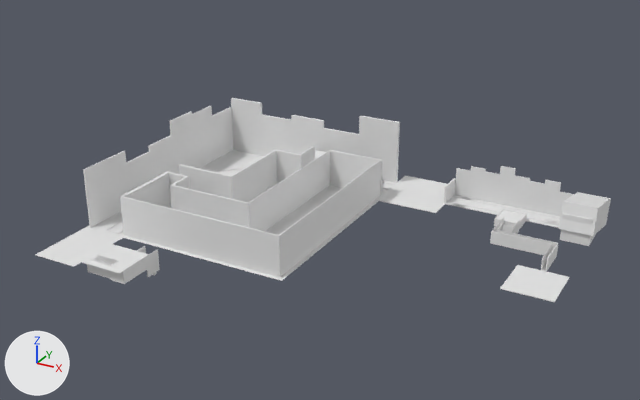
The FBX model Assets/Models/maptest.fbx as it was, and as the next commit left it.
One viewpoint serves both versions: a 50 mm lens placed at (315.0, -420.0, 242.0), pointed at (73.0, 20.0, 22.0). The axes (+X, +Y, +Z) are drawn at lower left. The lights are the same throughout.
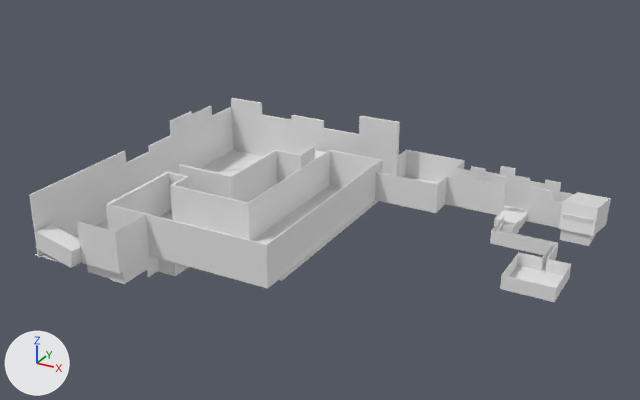
The change, as a diff of the scene's bpy script:
```diff
--- a/Assets/Models/maptest.fbx.py
+++ b/Assets/Models/maptest.fbx.py
@@ me_cube_009 @@
 me_cube_009.from_pydata(...)  # 48 vertices, 45 faces; spans x -58.0..-57.0, y -44.0..117.0, z -1.0..45.0
+# me_cube_009 part 2
+for i in [*range(4, 8), 28, 29]: me_cube_009.vertices[i].co += Vector((0.0, -45.0, 0.0))
@@ me_cube_036 @@
 me_cube_036.from_pydata(...)  # 12 vertices, 9 faces; spans x -29.9..81.5, y -42.3..-41.3, z -0.9..26.2
+# me_cube_036 part 1: the whole mesh is moved by (0.0, -13.0, 0.0)
@@ me_cube_023 @@
 me_cube_023.from_pydata(...)  # 28 vertices, 25 faces; spans x -31.9..-14.8, y -42.3..4.6, z -0.9..26.2
+# me_cube_023 part 3
+for i in [0, 1, 4, 5]: me_cube_023.vertices[i].co += Vector((0.0, -13.0, 0.0))
@@ me_cube_137 @@
+me_cube_137.from_pydata([(-32.2, -89.1, -1.3), (-58.7, -89.1, 5.1), (-32.2, -77.4, -1.3), (-58.7, -77.4, 5.1), (-29.4, -89.1, 10.2), (-55.9, -89.1, 16.6), (-29.4, -77.4, 10.2), (-55.9, -77.4, 16.6)], [], [(0, 1, 3, 2), (2, 3, 7, 6), (6, 7, 5, 4), (4, 5, 1, 0), (2, 6, 4, 0), (7, 3, 1, 5)])
@@ ob_cube_086 @@
+ob_cube_086 = bpy.data.objects.new('Cube.086', me_cube_138)  # a box spanning x -30.1..-1.6, y -82.2..-81.8, z -0.1..26.2
+ob_cube_086.location = (0.0, 0.0, 0.0)
@@ ob_cube_073 @@
+ob_cube_073 = bpy.data.objects.new('Cube.073', me_cube_125)  # 20 vertices, 17 faces; spans x 181.4..206.5, y 99.0..99.7, z 0.3..23.6
+ob_cube_073.location = (0.0, 0.0, 0.0)
@@ ob_cube_081 @@
+ob_cube_081 = bpy.data.objects.new('Cube.081', me_cube_133)  # a box spanning x 194.99..209.06, y 36.46..36.77, z 0.32..8.51
+ob_cube_081.location = (0.0, 0.0, 0.0)
@@ ob_cube_076 @@
+ob_cube_076 = bpy.data.objects.new('Cube.076', me_cube_128)  # a box spanning x 81.9..125.3, y 82.4..82.9, z 0.3..20.3
+ob_cube_076.location = (0.0, 0.0, 0.0)
@@ ob_cube_083 @@
+ob_cube_083 = bpy.data.objects.new('Cube.083', me_cube_135)  # a box spanning x 225.0..225.3, y 5.3..36.5, z 0.3..8.5
+ob_cube_083.location = (0.0, 0.0, 0.0)
@@ ob_cube_078 @@
+ob_cube_078 = bpy.data.objects.new('Cube.078', me_cube_130)  # a box spanning x 81.7..82.3, y 119.1..131.9, z 0.3..20.3
+ob_cube_078.location = (0.0, 0.0, 0.0)
@@ ob_cube_094 @@
+ob_cube_094 = bpy.data.objects.new('Cube.094', me_cube_146)  # a box spanning x -1.87..10.06, y -47.18..-46.72, z -15.71..-6.11
+ob_cube_094.location = (0.0, 0.0, 0.0)
@@ ob_cube_085 @@
+ob_cube_085 = bpy.data.objects.new('Cube.085', me_cube_137)
+ob_cube_085.location = (0.0, 0.0, 0.0)
@@ ob_cube_074 @@
+ob_cube_074 = bpy.data.objects.new('Cube.074', me_cube_126)  # a box spanning x 125.3..125.8, y 82.4..99.0, z 0.3..20.3
+ob_cube_074.location = (0.0, 0.0, 0.0)
@@ ob_cube_087 @@
+ob_cube_087 = bpy.data.objects.new('Cube.087', me_cube_139)  # a box spanning x -1.9..-1.6, y -81.8..-55.3, z -0.1..26.2
+ob_cube_087.location = (0.0, 0.0, 0.0)
@@ ob_cube_080 @@
+ob_cube_080 = bpy.data.objects.new('Cube.080', me_cube_132)  # a box spanning x 211.54..225.32, y 36.46..36.77, z 0.32..8.51
+ob_cube_080.location = (0.0, 0.0, 0.0)
@@ ob_cube_075 @@
+ob_cube_075 = bpy.data.objects.new('Cube.075', me_cube_127)  # a box spanning x 125.3..125.8, y 116.6..132.4, z 0.3..20.3
+ob_cube_075.location = (0.0, 0.0, 0.0)
@@ ob_cube_098 @@
+ob_cube_098 = bpy.data.objects.new('Cube.098', me_cube_150)  # a box spanning x 10.1..10.5, y -47.2..24.1, z -15.6..-6.1
+ob_cube_098.location = (0.0, 0.0, 0.0)
@@ ob_cube_072 @@
+ob_cube_072 = bpy.data.objects.new('Cube.072', me_cube_124)  # 36 vertices, 34 faces; spans x 125.8..165.6, y 99.0..99.7, z 0.3..27.6
+ob_cube_072.location = (0.0, 0.0, 0.0)
@@ ob_cube_082 @@
+ob_cube_082 = bpy.data.objects.new('Cube.082', me_cube_134)  # a box spanning x 195.0..195.3, y 5.3..36.5, z 0.3..8.5
+ob_cube_082.location = (0.0, 0.0, 0.0)
@@ ob_cube_077 @@
+ob_cube_077 = bpy.data.objects.new('Cube.077', me_cube_129)  # a box spanning x 81.9..125.3, y 131.9..132.4, z 0.3..20.3
+ob_cube_077.location = (0.0, 0.0, 0.0)
@@ ob_cube_084 @@
+ob_cube_084 = bpy.data.objects.new('Cube.084', me_cube_136)  # a box spanning x 195.3..225.0, y 5.3..5.6, z 0.3..8.5
+ob_cube_084.location = (0.0, 0.0, 0.0)
```

Boxes [x1, y1, x2, y2] around the edits, measured in the pictures (640 x 400 px; the box of a moved part takes in the faces that stretch with it):
'Back buildings', reshaped (36% wider, 24% taller): before [83, 106, 233, 228]; after [29, 106, 233, 257]
'Cube.017', mesh moved: before [123, 197, 281, 277]; after [108, 204, 269, 289]
'Cube.072', added: after [445, 174, 506, 215]
'Cube.076', added: after [376, 172, 437, 212]
'Cube.086', added: after [77, 221, 120, 273]
'Cube.087', added: after [115, 214, 149, 272]
'Cube.085', added: after [36, 224, 81, 268]
'Cube.077', added: after [406, 150, 463, 182]
'Cube.073', added: after [526, 187, 563, 227]
'Cube.084', added: after [501, 275, 556, 301]
'Cube.081', added: after [518, 252, 543, 270]
'Cube.080', added: after [545, 259, 571, 276]
'Cube.074', added: after [435, 176, 447, 213]
'Cube.094', added: after [158, 258, 175, 276]
'Cube.078', added: after [398, 150, 407, 177]
'Cube.083', added: after [554, 264, 571, 302]
'Cube.082', added: after [500, 253, 519, 288]
'Cube.098', added: after [174, 263, 189, 276]
'Cube.075', added: after [455, 160, 465, 176]
part 2 of me_cube_009, moved or reshaped: before [83, 151, 129, 228]; after [29, 151, 129, 257]
part 3 of me_cube_023, moved or reshaped: before [120, 195, 171, 236]; after [106, 195, 171, 230]
'Cube', unchanged, covered by the edit: before [376, 176, 447, 213]; after [377, 176, 445, 213]
'Plane.001', unchanged, covered by the edit: before [35, 227, 123, 267]; after [35, 235, 82, 267]
